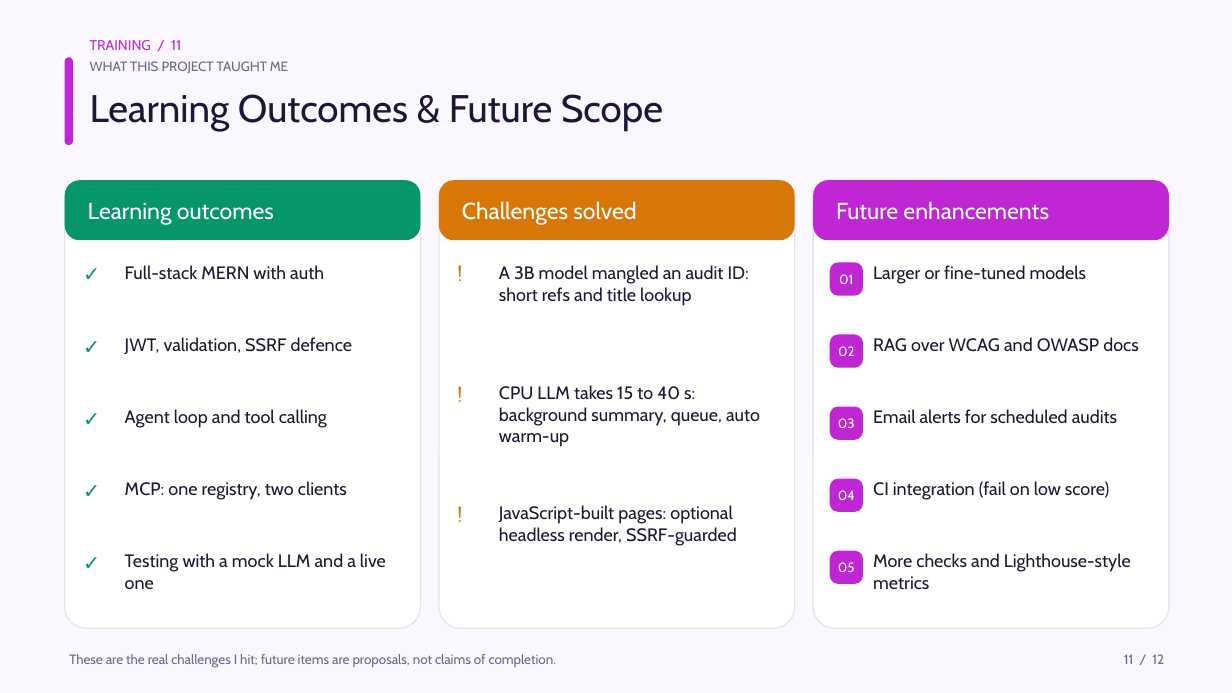
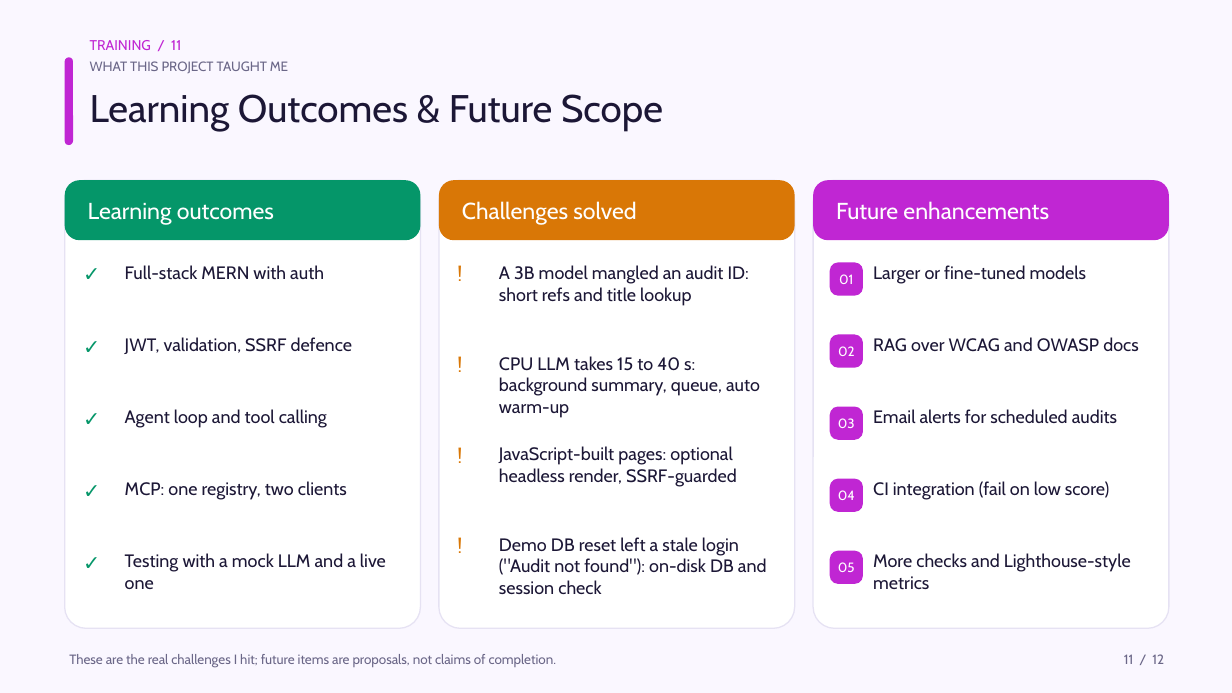
Before and after one commit to NiksheyYadav/AuditPilot, a slide deck: slide 11 of AuditPilot_IT2_Presentation.pptx. Drawn at 1232x693 pixels with LibreOffice and Linux fonts; fonts in the diff are those of the drawing. Boxes give left, top, right and bottom in pixels: in the first picture for what was removed or moved away, otherwise in the second. Text is boxed around its words. In the diff, an @@ line names an element or a change of style, - is before the commit and + after.

```diff
--- a/AuditPilot_IT2_Presentation.pptx
+++ b/AuditPilot_IT2_Presentation.pptx
@@ text "!" moved from (x1=453, y1=379, x2=490, y2=425) to (x1=453, y1=349, x2=490, y2=396) @@
@@ text "CPU LLM takes 15 to ..." moved from (x1=499, y1=385, x2=760, y2=447) to (x1=499, y1=356, x2=760, y2=418) @@
@@ text added at (x1=453, y1=440, x2=490, y2=486), 16 pt, text #D97706 @@
+!
@@ text "JavaScript-built pages: optional headless render, ..." moved from (x1=499, y1=505, x2=737, y2=546) to (x1=499, y1=446, x2=737, y2=487) @@
@@ text "!" moved from (x1=453, y1=499, x2=490, y2=545) to (x1=453, y1=531, x2=490, y2=577) @@
@@ text added at (x1=499, y1=537, x2=767, y2=594), 14 pt, text #1C1736 @@
+Demo DB reset left a stale login ("Audit not found"): on-disk DB and session check
```
Also in this commit, not shown: 3 other slides changed, 19 other files.
